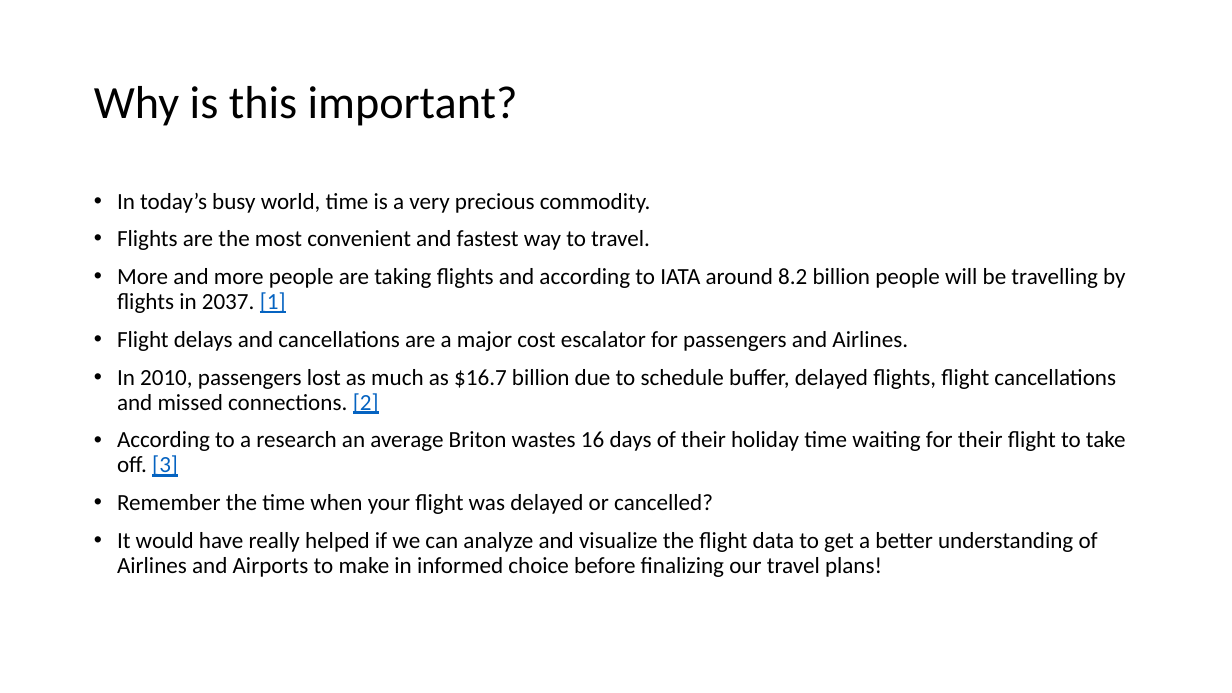
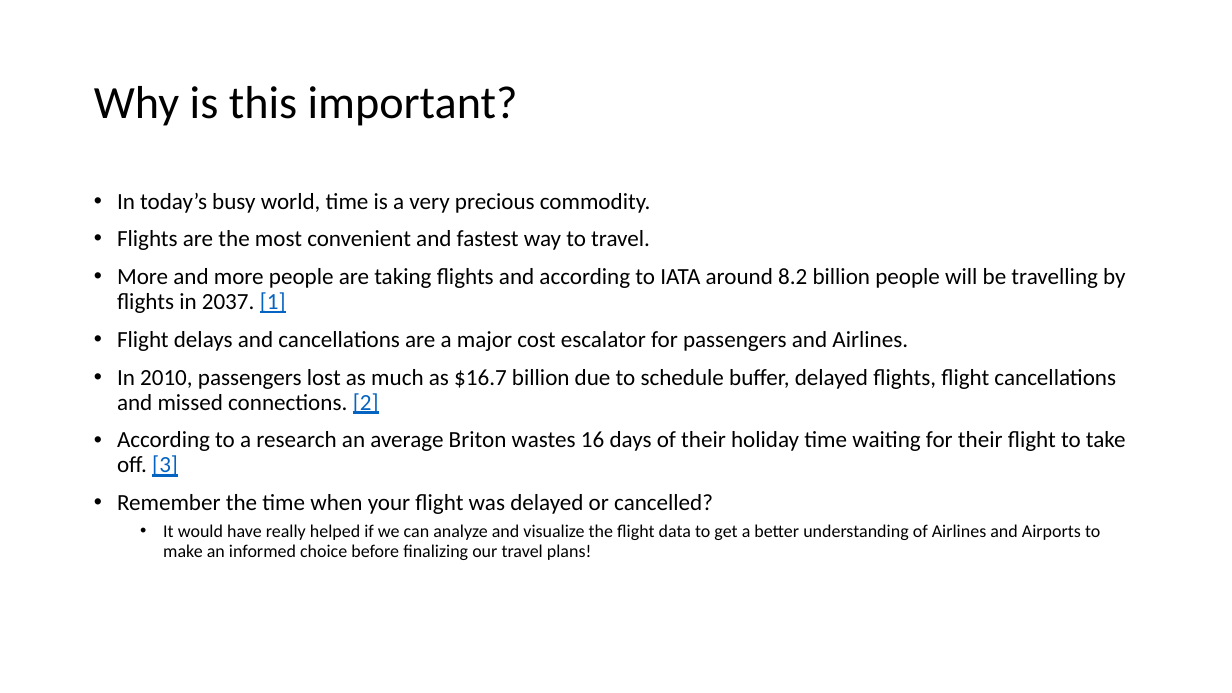
Before and after one commit to psiddam/awsSummer19Project, a slide deck: slide 2 of branch1/ProjectPresentation.pptx. Drawn at 1232x693 pixels with LibreOffice and Linux fonts; fonts in the diff are those of the drawing. Boxes give left, top, right and bottom in pixels: in the first picture for what was removed or moved away, otherwise in the second. Text is boxed around its words. In the diff, an @@ line names an element or a change of style, - is before the commit and + after.

```diff
--- a/branch1/ProjectPresentation.pptx
+++ b/branch1/ProjectPresentation.pptx
@@ text at [163, 524, 1100, 560]: text changed; size 18 to 14 pt @@
-• It would have really helped if we can analyze and visualize the flight data to get a better understanding of Airlines and Airports to make in informed choice before finalizing our travel plans!
+  • It would have really helped if we can analyze and visualize the flight data to get a better understanding of Airlines and Airports to make an informed choice before finalizing our travel plans!
```
Also in this commit, not shown: 3 other slides changed, 2 slides added, 1 other file.
